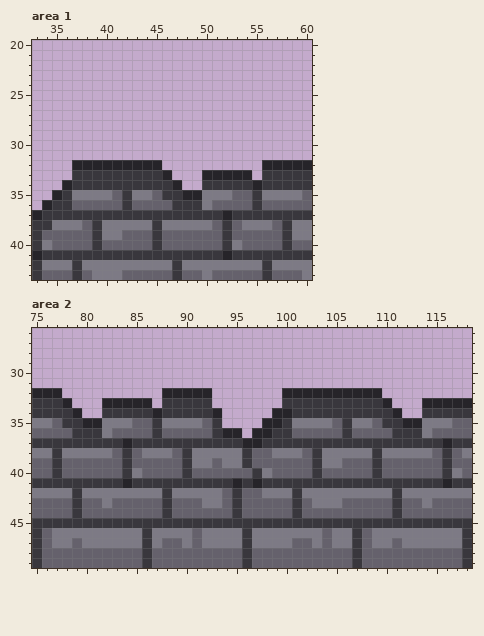
Two versions of one pixel-art file, aseprite/tileset-v2-sheet.aseprite. The first picture shows the starting point.
224x224 pixels, 1 frame. Colours within 5 levels of each other are drawn and written as one. Shown: area 1: x 33..60, y 20..43; area 2: x 75..118, y 26..49.
Now the later version:
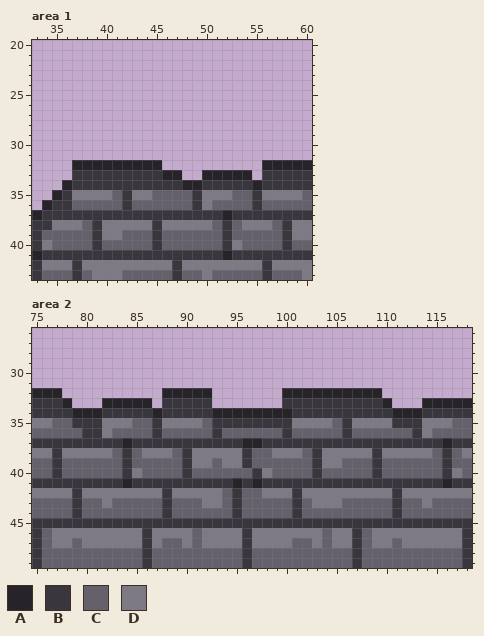
Palette (. is transparent): A #262429  B #39373d  C #65616c  D #7d7a85
What changed:
--- area 1, layer "deco"
@@ x 44..51 @@
 32 AA......
-33 BBA...AA
-34 BBBA..BB
-35 DCBBAADD
-36 CCCBBBDC
+33 BBAA..AA
+34 BBBBAABB
+35 DCCCCBDD
+36 CCCCCBDC
 37 BBBBBBBB
--- area 2, layer "deco"
@@ x 75..118 @@
 33 BBBA...AAAAA.BBBBB.......BBBBBBBBBBA...AAAAA
-34 BBBBA..BBBBBABBBBBA.....AABBBBBBBBBBA..BBBBB
-35 DDCBBAADDDCCBDDDDCB....AABDDDDCBDDCBBAADDDCC
-36 CCCCBBBDCCCCBCCCCCBAA.AABBCCCCCBCCCCBBBDCCCC
+34 BBBBAAABBBBBABBBBBAAAAAAAABBBBBBBBBBAAABBBBB
+35 DDCCBBBDDDCCBDDDDCBBBBBBBBDDDDCBDDDDBBBDDDCC
+36 CCCCCBBDCCCCBCCCCCBCCCCCCBCCCCCBCCCCCCBDCCCC
 37 BBBBBBBBBABBBBBBBBBBBAABBBBBBBBBBBBBBBBBBABB
Pixel boxes of the changes (left, top, right, bottom) in both pictures:
changed: (162, 170, 202, 210)
changed: (62, 408, 102, 438)
changed: (222, 408, 282, 438)
changed: (372, 408, 422, 438)
